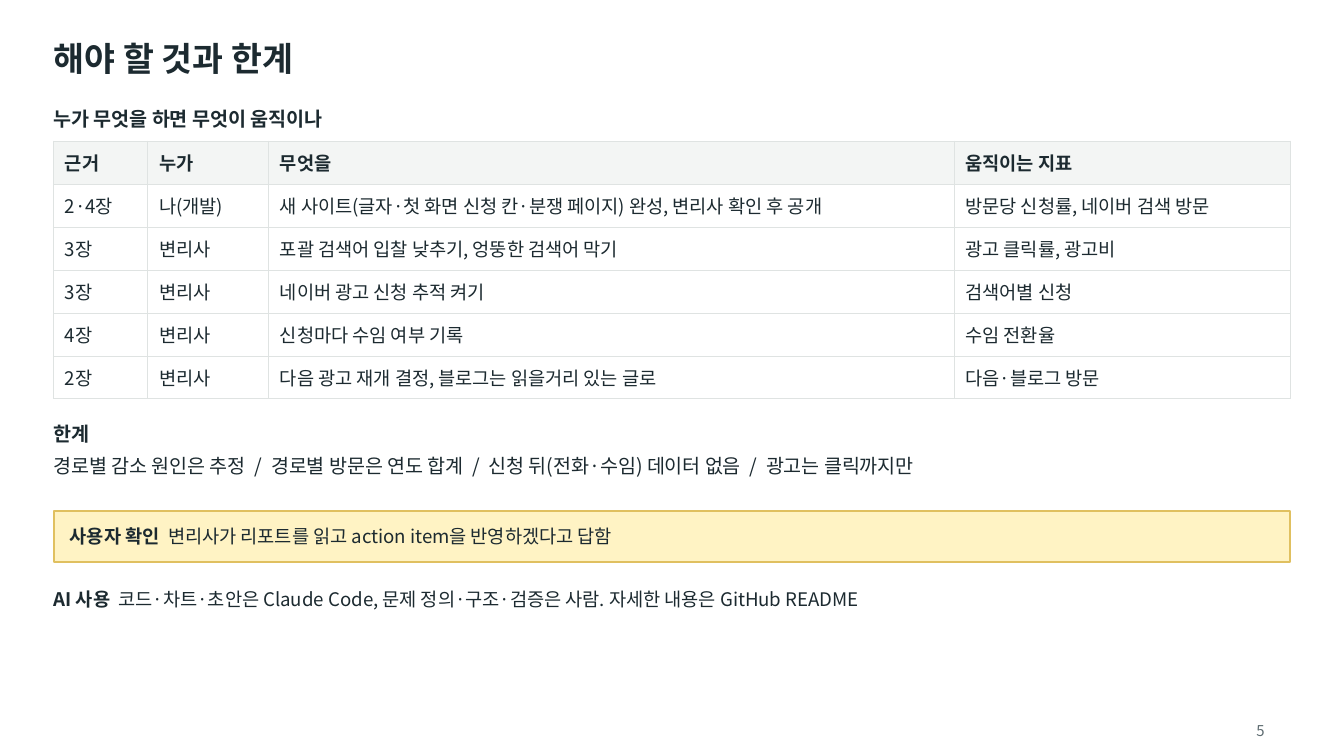
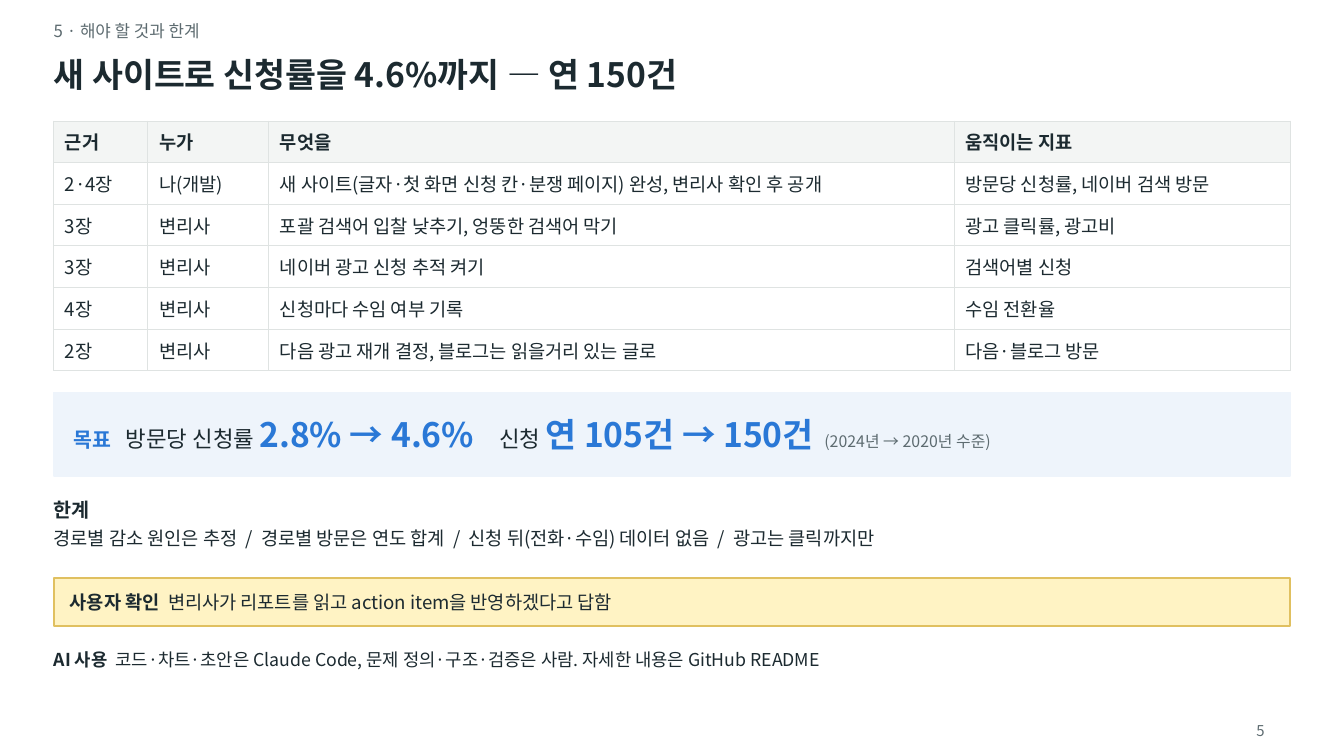
Before and after one commit to mindain/patent-landing-analysis, a slide deck: slide 5 of slides.pptx. Drawn at 1344x756 pixels with LibreOffice and Linux fonts; fonts in the diff are those of the drawing. Boxes give left, top, right and bottom in pixels: in the first picture for what was removed or moved away, otherwise in the second. Text is boxed around its words. In the diff, an @@ line names an element or a change of style, - is before the commit and + after.

```diff
--- a/slides.pptx
+++ b/slides.pptx
@@ text at <box>54,23,200,39</box>: text changed; size 18 to 9 pt; text colour #1C2A30 to #5D6B70; bold off @@
-해야 할 것과 한계
+5 · 해야 할 것과 한계
@@ text at <box>54,58,677,90</box>: text changed; size 10.5 to 18 pt @@
-누가 무엇을 하면 무엇이 움직이나
+새 사이트로 신청률을 4.6%까지 — 연 150건
@@ table: place and size @@
-table at <box>54,141,1290,393</box>
+table at <box>54,121,1290,366</box>
@@ rectangle added at <box>54,392,1290,476</box>, fill #EEF4FB, outline #EEF4FB 1 pt @@
@@ text added at <box>74,419,991,450</box>, 18 pt, text #2A78D6 @@
+목표 방문당 신청률 2.8% → 4.6% 신청 연 105건 → 150건 (2024년 → 2020년 수준)
@@ text "한계": place and size @@
-text "한계" at <box>54,424,90,443</box>
+text "한계" at <box>54,500,90,519</box>
@@ text "경로별 감소 원인은 추정 / ...": place and size @@
-text "경로별 감소 원인은 추정 / ..." at <box>54,456,914,477</box>
+text "경로별 감소 원인은 추정 / ..." at <box>54,529,875,549</box>
@@ text "경로별 감소 원인은 추정 / ..." at <box>54,529,875,549</box>: size 10.5 to 10 pt @@
@@ rectangle: place and size @@
-rectangle at <box>54,511,1290,562</box>
+rectangle at <box>54,578,1290,626</box>
@@ text "사용자 확인 변리사가 리포트를 읽고 ...": place and size @@
-text "사용자 확인 변리사가 리포트를 읽고 ..." at <box>70,527,612,545</box>
+text "사용자 확인 변리사가 리포트를 읽고 ..." at <box>70,593,612,611</box>
@@ text "AI 사용 코드·차트·초안은 Claude Code, ...": place and size @@
-text "AI 사용 코드·차트·초안은 Claude Code, ..." at <box>54,590,859,610</box>
+text "AI 사용 코드·차트·초안은 Claude Code, ..." at <box>54,651,819,669</box>
@@ text "AI 사용 코드·차트·초안은 Claude Code, ..." at <box>54,651,819,669</box>: size 10 to 9.5 pt @@
```
Also in this commit, not shown: 4 other slides changed, 2 other files.
